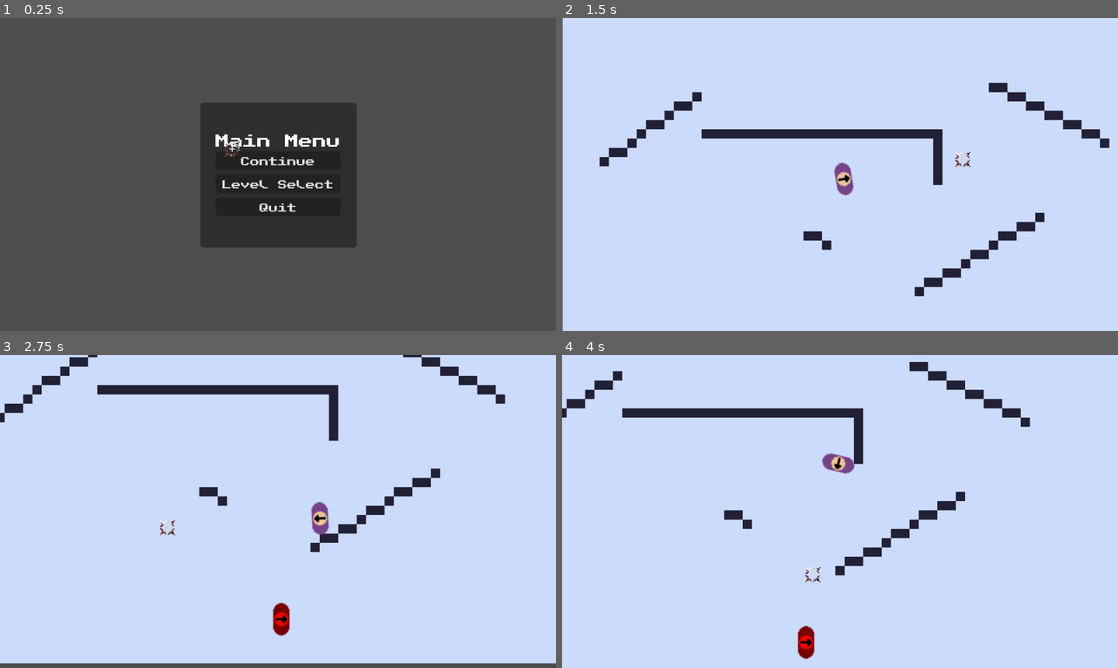
Above: before the commit, frames 1-4 (two rows, left to right).
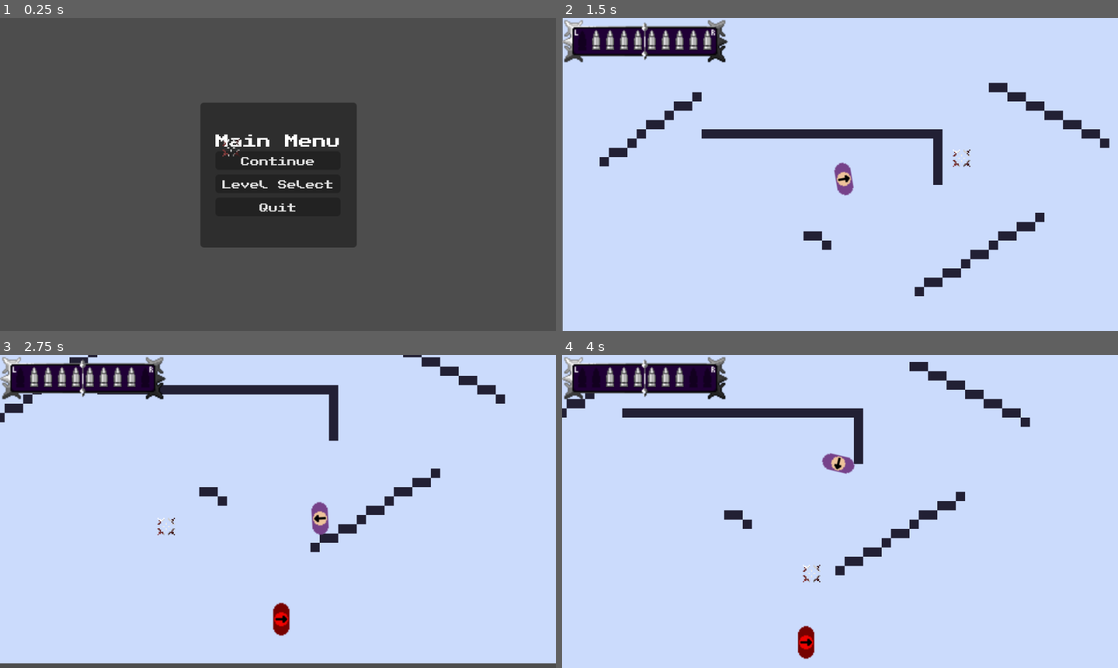
Above: after the commit, the same moments.

Repository: callumrann/gmtk-jam
Game: Godot game, scene res://scenes/main.tscn
Two runs of this game, one before a commit and one after it. Both use one fixed random seed, a clock stepped at 60 frames per second and the inputs below. Sound files missing from this copy of the repository are replaced by a short silence.
Inputs (mouse positions are in pixels of both pictures, inside the frame that each line leads up to):
- Up to frame 1 (0.25 s): no input
- Up to frame 2 (1.5 s): click "Continue" at 0.5 s; move the mouse to (962, 158) at 1.27 s; hold D (move_right) from 1.28 s (still down); click (962, 158) at 1.35 s
- Up to frame 3 (2.75 s): right-click (400, 495) at 1.55 s; move the mouse to (166, 527) at 2.02 s; release D (move_right) at 2.03 s; hold S (move_down) from 2.03 s (still down); right-click (166, 527) at 2.1 s; click (166, 527) at 2.3 s
- Up to frame 4 (4 s): move the mouse to (895, 442) at 2.77 s; release S (move_down) at 2.78 s; hold D (move_right) 2.78-3.53 s; click (895, 442) at 2.85 s; right-click (895, 442) at 3.05 s; move the mouse to (812, 574) at 3.52 s; hold W (move_up) from 3.53 s (still down); right-click (812, 574) at 3.6 s; click (812, 574) at 3.8 s

The runs differ from the first frame. In frame 1, less than 0.1% of the frame differs, in the area x 40-44%, y 38-45%; in frame 2, 3.1%, in the area x 0-74%, y 0-48%; in frame 3, 3.0%; in frame 4, 3.1%.

Commit message:
feat: add bullet ui that reduces based on gun shot

Diff:
--- a/scenes/levels/levels_loader.tscn
+++ b/scenes/levels/levels_loader.tscn
@@ -1,7 +1,10 @@
 [gd_scene format=3 uid="uid://by0fqjhloenay"]
 
 [ext_resource type="Script" uid="uid://do5rw0ria2t3d" path="res://scripts/levels/levels_loader.gd" id="1_4vcrw"]
+[ext_resource type="Texture2D" uid="uid://c3ix24i0qp2bk" path="res://assets/sprites/bullet_background.png" id="2_bj081"]
 [ext_resource type="Theme" uid="uid://ck2dij0t8alec" path="res://assets/themes/main.tres" id="2_vmewy"]
+[ext_resource type="Texture2D" uid="uid://b6svekso7r8dr" path="res://assets/sprites/ui_bullet.png" id="3_07c4a"]
+[ext_resource type="Script" uid="uid://cc0btm8jpo2e1" path="res://scripts/menus/hud.gd" id="3_xk0s0"]
 
 [sub_resource type="Theme" id="Theme_bj081"]
 
@@ -14,6 +17,86 @@
 [node name="BackColour" type="CanvasLayer" parent="UI" unique_id=161673725]
 
 [node name="HUD" type="CanvasLayer" parent="UI" unique_id=740062671]
+script = ExtResource("3_xk0s0")
+
+[node name="Control" type="Control" parent="UI/HUD" unique_id=133534697]
+layout_mode = 3
+anchors_preset = 15
+anchor_right = 1.0
+anchor_bottom = 1.0
+grow_horizontal = 2
+grow_vertical = 2
+
+[node name="BulletBackground" type="TextureRect" parent="UI/HUD/Control" unique_id=1454045197]
+layout_mode = 1
+offset_right = 145.0
+offset_bottom = 41.0
+texture = ExtResource("2_bj081")
+
+[node name="Bullets" type="HBoxContainer" parent="UI/HUD/Control/BulletBackground" unique_id=2134563546]
+layout_mode = 1
+anchors_preset = 8
+anchor_left = 0.5
+anchor_top = 0.5
+anchor_right = 0.5
+anchor_bottom = 0.5
+offset_left = -58.5
+offset_top = -21.5
+offset_right = 56.5
+offset_bottom = 18.5
+grow_horizontal = 2
+grow_vertical = 2
+theme_override_constants/separation = 5
+
+[node name="Bullet1" type="TextureRect" parent="UI/HUD/Control/BulletBackground/Bullets" unique_id=1898090103]
+layout_mode = 2
+texture = ExtResource("3_07c4a")
+stretch_mode = 3
+
+[node name="Bullet2" type="TextureRect" parent="UI/HUD/Control/BulletBackground/Bullets" unique_id=696629630]
+layout_mode = 2
+texture = ExtResource("3_07c4a")
+stretch_mode = 3
+
+[node name="Bullet3" type="TextureRect" parent="UI/HUD/Control/BulletBackground/Bullets" unique_id=1293965096]
+layout_mode = 2
+texture = ExtResource("3_07c4a")
+stretch_mode = 3
+
+[node name="Bullet4" type="TextureRect" parent="UI/HUD/Control/BulletBackground/Bullets" unique_id=789293454]
+layout_mode = 2
+texture = ExtResource("3_07c4a")
+stretch_mode = 3
+
+[node name="Bullet5" type="TextureRect" parent="UI/HUD/Control/BulletBackground/Bullets" unique_id=1644738260]
+layout_mode = 2
+texture = ExtResource("3_07c4a")
+stretch_mode = 3
+
+[node name="Bullet6" type="TextureRect" parent="UI/HUD/Control/BulletBackground/Bullets" unique_id=2138840498]
+layout_mode = 2
+texture = ExtResource("3_07c4a")
+stretch_mode = 3
+
+[node name="Bullet7" type="TextureRect" parent="UI/HUD/Control/BulletBackground/Bullets" unique_id=1121584417]
+layout_mode = 2
+texture = ExtResource("3_07c4a")
+stretch_mode = 3
+
+[node name="Bullet8" type="TextureRect" parent="UI/HUD/Control/BulletBackground/Bullets" unique_id=2095042734]
+layout_mode = 2
+texture = ExtResource("3_07c4a")
+stretch_mode = 3
+
+[node name="Bullet9" type="TextureRect" parent="UI/HUD/Control/BulletBackground/Bullets" unique_id=570823491]
+layout_mode = 2
+texture = ExtResource("3_07c4a")
+stretch_mode = 3
+
+[node name="Bullet10" type="TextureRect" parent="UI/HUD/Control/BulletBackground/Bullets" unique_id=1050856763]
+layout_mode = 2
+texture = ExtResource("3_07c4a")
+stretch_mode = 3
 
 [node name="LevelCompleteMenu" type="CanvasLayer" parent="UI" unique_id=1837822900]
 
--- a/scenes/main.tscn
+++ b/scenes/main.tscn
@@ -2,13 +2,31 @@
 
 [ext_resource type="Script" uid="uid://blfpidw8xvk3e" path="res://scripts/main.gd" id="1_o5qli"]
 [ext_resource type="Shader" uid="uid://cupsbn528lsv3" path="res://assets/shaders/crt.gdshader" id="2_0wfyh"]
-[ext_resource type="Texture2D" uid="uid://16q11hlggi45" path="res://assets/sprites/crosshair.png" id="3_sugp2"]
+[ext_resource type="Texture2D" uid="uid://dr8f8ysh1h1uu" path="res://assets/sprites/crosshair_spritesheet.png" id="2_sugp2"]
+
+[sub_resource type="AtlasTexture" id="AtlasTexture_jyhfs"]
+atlas = ExtResource("2_sugp2")
+region = Rect2(0, 0, 26, 24)
+
+[sub_resource type="AtlasTexture" id="AtlasTexture_tbgi4"]
+atlas = ExtResource("2_sugp2")
+region = Rect2(26, 0, 26, 24)
+
+[sub_resource type="AtlasTexture" id="AtlasTexture_tefeu"]
+atlas = ExtResource("2_sugp2")
+region = Rect2(52, 0, 26, 24)
 
 [sub_resource type="SpriteFrames" id="SpriteFrames_tebl0"]
 animations = [{
 "frames": [{
 "duration": 1.0,
-"texture": ExtResource("3_sugp2")
+"texture": SubResource("AtlasTexture_jyhfs")
+}, {
+"duration": 1.0,
+"texture": SubResource("AtlasTexture_tbgi4")
+}, {
+"duration": 1.0,
+"texture": SubResource("AtlasTexture_tefeu")
 }],
 "loop": 1,
 "name": &"default",
@@ -49,6 +67,8 @@
 z_index = 4
 scale = Vector2(2, 2)
 sprite_frames = SubResource("SpriteFrames_tebl0")
+autoplay = "default"
+frame_progress = 0.9350693
 
 [node name="CRT" type="CanvasLayer" parent="." unique_id=1584056119]
 visible = false
--- a/scripts/autoloads/level_manager.gd
+++ b/scripts/autoloads/level_manager.gd
@@ -4,5 +4,8 @@
 
 var current_level: int = 1
 
-func spawn_bullet(bullet: Node2D):
+func spawn_bullet(bullet: Node2D) -> void:
 	levelsLoader.spawned_level.get_node("BulletContainer").add_child(bullet)
+
+func update_bullet_ui(side_shot: String = "N/A", bullets_gained: int = 0) -> void:
+	levelsLoader.update_bullet_ui(side_shot, bullets_gained)
--- a/scripts/levels/levels_loader.gd
+++ b/scripts/levels/levels_loader.gd
@@ -67,3 +67,16 @@
 	get_tree().paused = false
 	AudioManager.play_music("menu", -10)
 	SceneManager.show_scene("res://scenes/menus/main_menu.tscn")
+
+'''
+====== HUD ======
+'''
+@onready var hud: CanvasLayer = $"UI/HUD"
+
+func update_bullet_ui(side_shot: String = "N/A", bullets_gained: int = 0) -> void:
+	if side_shot != "N/A":
+		hud.consume_bullet(side_shot)
+
+	if bullets_gained > 0:
+		# distribute
+		pass
--- /dev/null
+++ b/scripts/menus/hud.gd
@@ -0,0 +1,31 @@
+extends CanvasLayer
+
+@onready var bulletsContainer: HBoxContainer = $"Control/BulletBackground/Bullets"
+
+const k_max_ammo: int = 5
+var left_bullets: int = k_max_ammo
+var right_bullets: int = k_max_ammo
+
+func consume_bullet(side_shot: String) -> void:
+	if side_shot == "left":
+		if left_bullets <= 0:
+			return
+
+		for i in range(bulletsContainer.get_child_count()):
+			var bullet: TextureRect = bulletsContainer.get_child(i)
+			if bullet.modulate.a != 0:
+				bullet.modulate.a = 0
+				left_bullets -= 1
+				break
+
+	elif side_shot == "right":
+		if right_bullets <= 0:
+			return
+
+		var bullet_count: int = bulletsContainer.get_child_count()
+		for i in range(bullet_count):
+			var bullet: TextureRect = bulletsContainer.get_child(bullet_count - 1 - i)
+			if bullet.modulate.a != 0:
+				bullet.modulate.a = 0
+				right_bullets -= 1
+				break
--- a/scripts/things/enemy.gd
+++ b/scripts/things/enemy.gd
@@ -19,7 +19,7 @@
 var shoot_left: bool = true
 
 const k_shot_variance: float = deg_to_rad(10.0)
-const k_shots_per_sweep: int = 5
+const k_shots_per_sweep: int = 3
 var shot_offset: int = 0
 
 # Other
--- a/scripts/things/player.gd
+++ b/scripts/things/player.gd
@@ -36,7 +36,9 @@
 			var bullet: Area2D = k_bulletScene.instantiate()
 			bullet.global_position = bullet_spawn_left.global_position
 			bullet.rotation = (mouse_position - bullet.position).angle()
+
 			LevelManager.spawn_bullet(bullet)
+			LevelManager.update_bullet_ui("left")
 
 			left_bullets -= 1
 			bullet_cooldown_remaining = k_bullet_cooldown
@@ -50,7 +52,9 @@
 			var bullet: Area2D = k_bulletScene.instantiate()
 			bullet.global_position = bullet_spawn_right.global_position
 			bullet.rotation = (mouse_position - bullet.position).angle()
+
 			LevelManager.spawn_bullet(bullet)
+			LevelManager.update_bullet_ui("right")
 
 			right_bullets -= 1
 			bullet_cooldown_remaining = k_bullet_cooldown
@@ -70,7 +74,6 @@
 	move_and_slide()
 
 func _on_hurtbox_area_entered(area: Area2D) -> void:
-	print("ouch")
 	health -= 1
 	if health <= 0:
 		print("man i'm dead")
Binary file added: assets/sprites/bullet_background.png
Not shown, added: assets/sprites/bullet_background.png.import
Binary file added: assets/sprites/crosshair_spritesheet.png
Not shown, added: assets/sprites/crosshair_spritesheet.png.import
Binary file added: assets/sprites/ui_bullet.png
Not shown, added: assets/sprites/ui_bullet.png.import
Not shown, added: scripts/menus/hud.gd.uid
